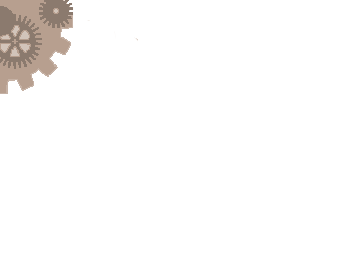
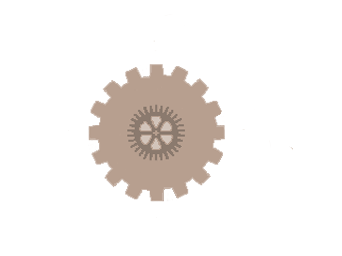
Revision of a layered 342x256 image; what changed, layer by layer:
renamed "Layer 1" to "Layer 3 copy", painted on it over 0, 0, 293, 218
